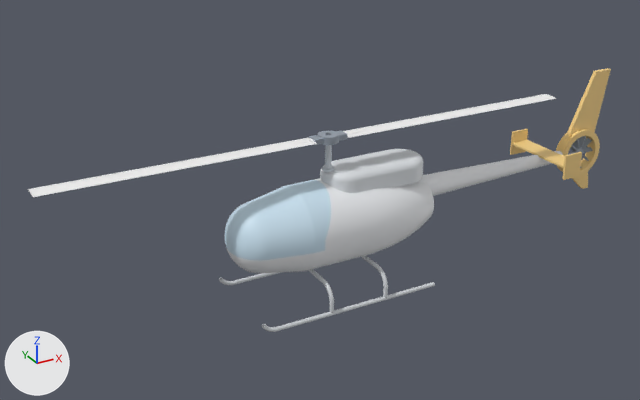
The glTF model docs/Additional CAD exercise/steps/ax_helicopter/step_17.glb: old version first, new version second.
Both versions are drawn from a camera (50 mm lens) standing at (-5339.0, -13036.0, 8372.0) and looking at (2044.0, 388.0, 1661.0). Arrows for +X, +Y and +Z are at lower left; the lights stay in place. The older version comes first. Vertices at exactly the same position are counted once.

Objects in the first picture: 'part__canopy glazing', 'part__cross tube front', 'part__cross tube rear', 'part__engine cowling', 'part__fin and fan duct', 'part__fuselage', 'part__horizontal stabiliser', 'part__main rotor blade 1', 'part__main rotor blade 2', 'part__main rotor hub', 'part__main rotor mast', 'part__skid left', 'part__skid right', 'part__tail boom', 'part__tail fan'.
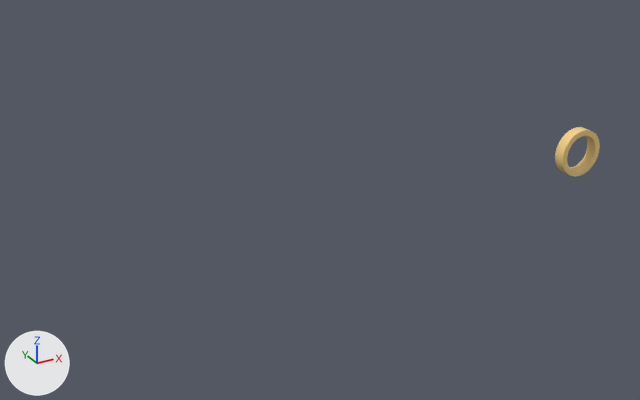
Location of each change, [x1, y1, x2, y2] in pixels of the pictures (640 x 400 px):
'part__fuselage', deleted
    before: [227, 178, 434, 273]
'part__canopy glazing', deleted
    before: [224, 180, 331, 260]
'part__engine cowling', deleted
    before: [320, 149, 423, 193]
'part__fin and fan duct', reshaped (18% narrower, 58% shorter)
    before: [556, 68, 611, 189]
    after: [555, 127, 600, 177]
'part__main rotor blade 2', deleted
    before: [28, 138, 317, 197]
'part__tail boom', deleted
    before: [421, 151, 563, 196]
'part__main rotor blade 1', deleted
    before: [343, 94, 556, 138]
'part__horizontal stabiliser', deleted (beige)
    before: [510, 129, 582, 180]
'part__skid left', deleted
    before: [262, 282, 435, 332]
'part__main rotor hub', deleted
    before: [309, 131, 347, 145]
'part__tail fan', deleted
    before: [568, 136, 593, 168]
'part__skid right', deleted
    before: [219, 272, 282, 285]
'part__cross tube front', deleted
    before: [308, 269, 334, 313]
'part__cross tube rear', deleted
    before: [362, 256, 388, 297]
'part__main rotor mast', deleted
    before: [322, 145, 334, 173]
part 1 of me_part__fin_and_fan_duct, cut back (mostly hidden)
    before: [572, 171, 588, 189]
part 2 of me_part__fin_and_fan_duct, cut back
    before: [561, 68, 611, 142]
    after: [561, 127, 588, 142]
part 3 of me_part__fin_and_fan_duct, recoloured
    both: [556, 130, 597, 176]

The edits, one by one:
me_part__fin_and_fan_duct is used by ob_part__fin_and_fan_duct; location (0.0, 0.0, 0.0).
me_part__fin_and_fan_duct had 326 vertices, 652 faces and spanned x 7630.0..8770.0, y -120.0..120.0, z 750.0..3400.0.
me_part__fin_and_fan_duct now has 252 vertices, 504 faces and spans x 7630.0..8670.0, y -120.0..120.0, z 1131.0..2170.0.
Part 1, on me_part__fin_and_fan_duct:
28 vertices are removed from x 7968.0..8570.0, y -35.0..35.0, z 750.0..1251.0.
82 faces are deleted.
26 new faces join them.
Part 2, on me_part__fin_and_fan_duct:
46 vertices are removed from x 7770.0..8770.0, y -45.0..45.0, z 2010.0..3400.0.
128 faces are deleted.
36 new faces join them.
me_part__fin_and_fan_duct part 3: 442 faces spanning x 7630.0..8670.0, y -120.0..120.0, z 1131.0..2170.0 switch from mat_defaultmaterial_004 to mat_defaultmaterial.
Object 'part__fuselage' (ob_part__fuselage) is deleted.
Object 'part__canopy glazing' (ob_part__canopy_glazing) is deleted.
Object 'part__engine cowling' (ob_part__engine_cowling) is deleted.
Object 'part__tail boom' (ob_part__tail_boom) is deleted.
Object 'part__horizontal stabiliser' (ob_part__horizontal_stabiliser) is deleted.
Object 'part__cross tube front' (ob_part__cross_tube_front) is deleted.
Object 'part__cross tube rear' (ob_part__cross_tube_rear) is deleted.
Object 'part__skid right' (ob_part__skid_right) is deleted.
Object 'part__skid left' (ob_part__skid_left) is deleted.
Object 'part__main rotor mast' (ob_part__main_rotor_mast) is deleted.
Object 'part__main rotor hub' (ob_part__main_rotor_hub) is deleted.
Object 'part__main rotor blade 1' (ob_part__main_rotor_blade_1) is deleted.
Object 'part__main rotor blade 2' (ob_part__main_rotor_blade_2) is deleted.
Object 'part__tail fan' (ob_part__tail_fan) is deleted.
